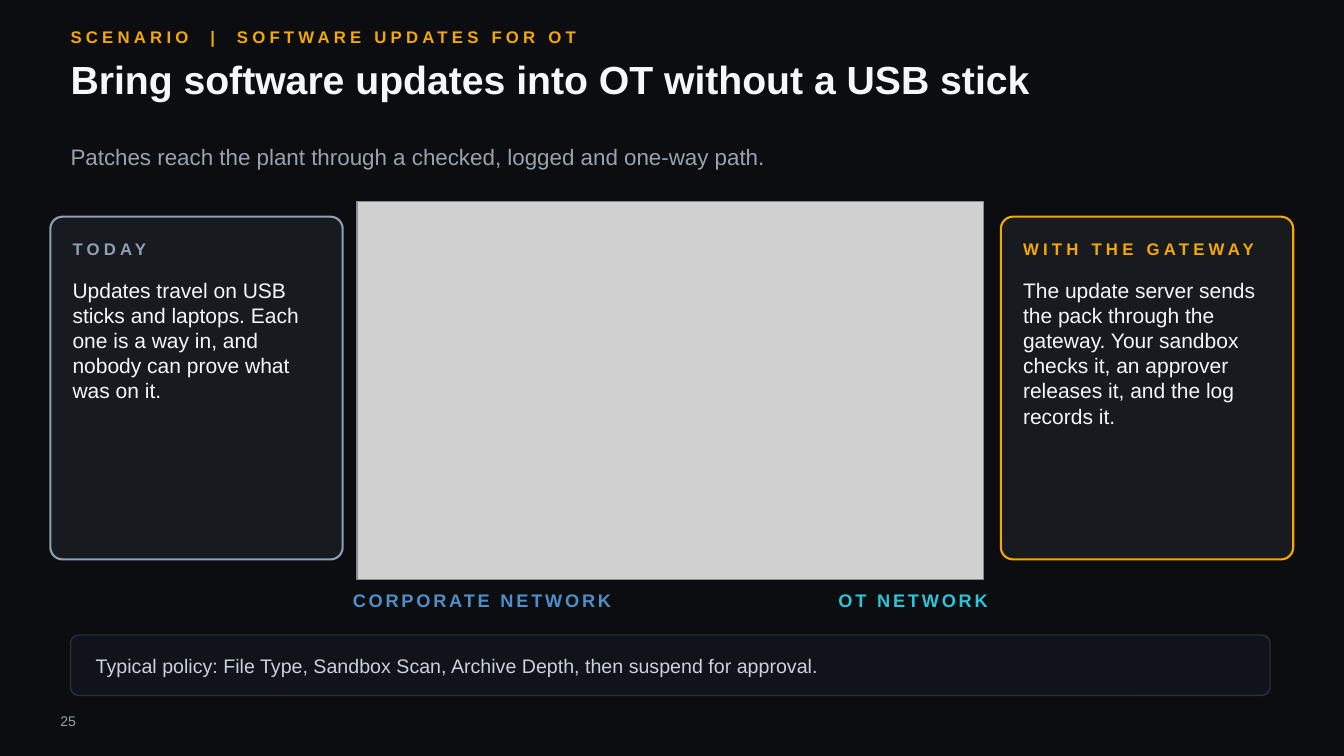
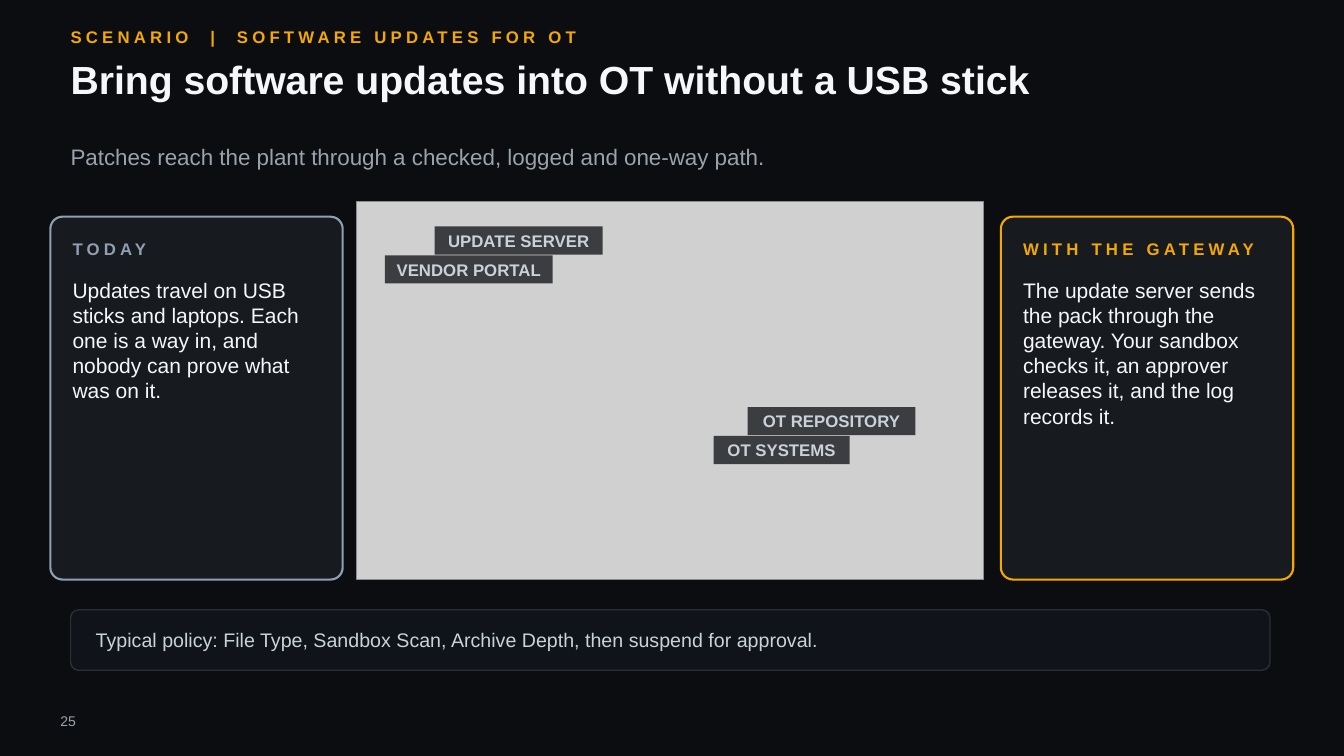
Before and after one commit to hybridus/DFX_Marketing, a slide deck: slide 25 of Projects/04_Presales_Gateway_Deck/DFX_Gateway_deck.pptx. Drawn at 1344x756 pixels with LibreOffice and Linux fonts; fonts in the diff are those of the drawing; grey boxes stand for pictures; background and template pictures are left out. Boxes give left, top, right and bottom in pixels: in the first picture for what was removed or moved away, otherwise in the second. Text is boxed around its words. In the diff, an @@ line names an element or a change of style, - is before the commit and + after.

```diff
--- a/Projects/04_Presales_Gateway_Deck/DFX_Gateway_deck.pptx
+++ b/Projects/04_Presales_Gateway_Deck/DFX_Gateway_deck.pptx
@@ rounded rectangle: place and size @@
-rounded rectangle at box(50, 217, 343, 560)
+rounded rectangle at box(50, 217, 343, 580)
@@ rectangle added at box(435, 227, 603, 255), fill #0B0D10 at 75% opacity, 12 pt, text #C9D1DA, bold @@
+UPDATE SERVER
@@ rounded rectangle: place and size @@
-rounded rectangle at box(1001, 217, 1294, 560)
+rounded rectangle at box(1001, 217, 1294, 580)
@@ rectangle added at box(385, 255, 554, 283), fill #0B0D10 at 75% opacity, 12 pt, text #C9D1DA, bold @@
+VENDOR PORTAL
@@ rectangle added at box(748, 407, 917, 436), fill #0B0D10 at 75% opacity, 12 pt, text #C9D1DA, bold @@
+OT REPOSITORY
@@ rectangle added at box(714, 436, 850, 464), fill #0B0D10 at 75% opacity, 12 pt, text #C9D1DA, bold @@
+OT SYSTEMS
@@ text removed at box(353, 585, 665, 615) @@
-CORPORATE NETWORK
@@ text removed at box(838, 594, 988, 607) @@
-OT NETWORK
@@ rounded rectangle: place and size @@
-rounded rectangle at box(71, 635, 1270, 696)
+rounded rectangle at box(71, 610, 1270, 670)
@@ text "Typical policy: File Type, Sandbox ...": place and size @@
-text "Typical policy: File Type, Sandbox ..." at box(96, 658, 818, 677)
+text "Typical policy: File Type, Sandbox ..." at box(96, 632, 818, 651)
```
Also in this commit, not shown: 19 other slides changed, 38 other files.
